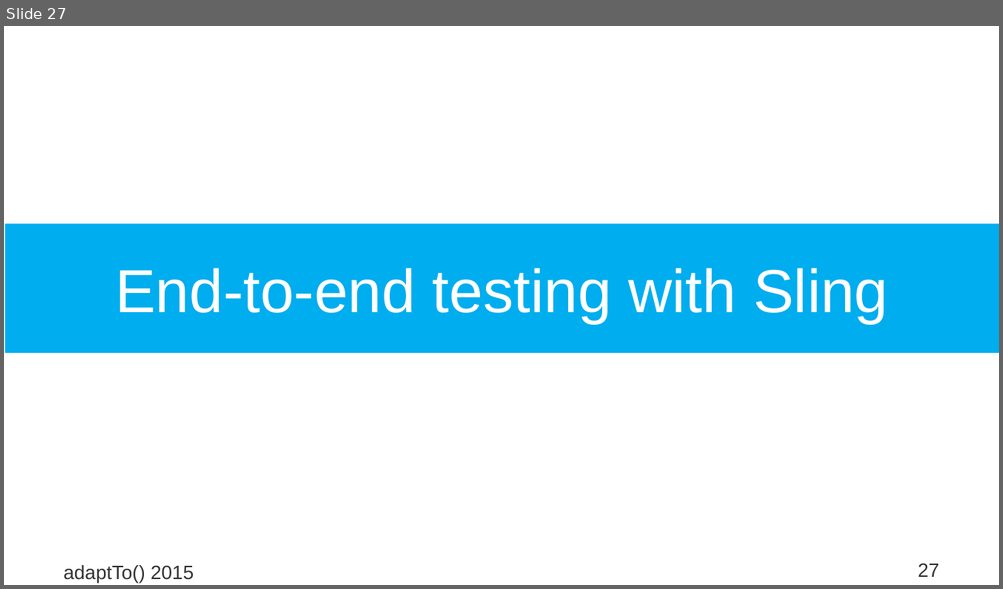
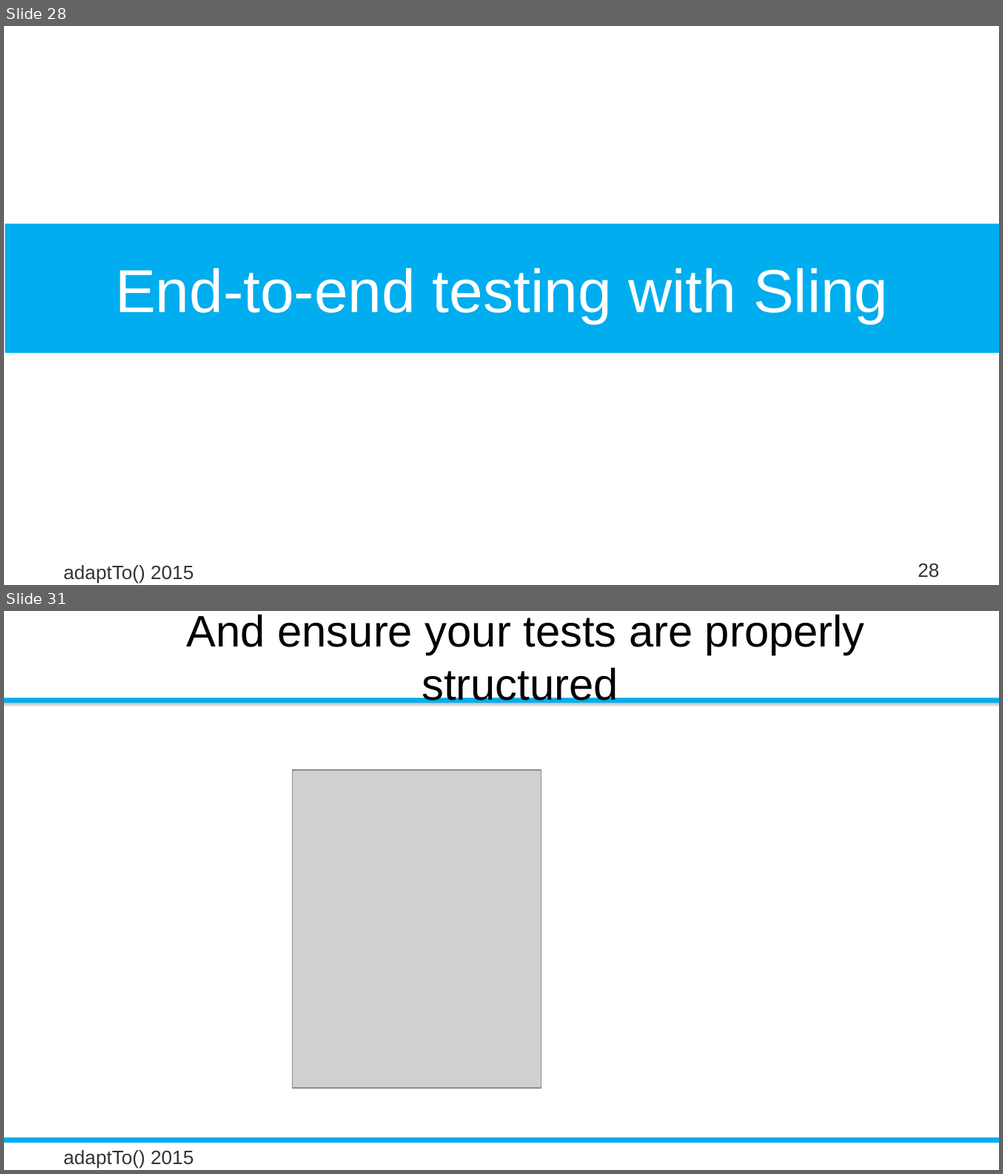
Before and after one commit to rombert/talks, a slide deck: adaptTo2015/How_Do_I_Test_My_Sling_Application-Robert_Munteanu.odp. Shown one above the other, each under a label of ours: slide 27 before the commit, slides 28 and 31 after it; the slides between them are not shown. The pictures are 1003x589 and 1003x1174 pixels, drawn with LibreOffice and Linux fonts; fonts in the diff are those of the drawing; grey boxes stand for pictures; background and template pictures are left out. Boxes give left, top, right and bottom in pixels: in the first picture for what was removed or moved away, otherwise in the second. Text is boxed around its words. In the diff, an @@ line names an element or a change of style, - is before the commit and + after.

Commit message:
adaptTo 2015: final draft, output slightly hand-tweaked

```diff
--- a/adaptTo2015/How_Do_I_Test_My_Sling_Application-Robert_Munteanu.odp
+++ b/adaptTo2015/How_Do_I_Test_My_Sling_Application-Robert_Munteanu.odp
@@ slide 31 added at [4, 611, 999, 1170], background #FFFFFF @@
@@ title added at [187, 614, 865, 705], 32 pt, text #000000 @@
+And ensure your tests are properly structured
@@ rectangle added at [4, 698, 999, 703], fill #00ADEE @@
@@ rectangle added at [4, 703, 999, 707], fill gradient #B8B8B8 to #FFFFFF @@
@@ picture added at [293, 770, 541, 1088] @@
@@ rectangle added at [4, 1138, 999, 1143], fill #00ADEE @@
@@ text added at [63, 1150, 193, 1169], 14 pt, text #333333 @@
+adaptTo() 2015
@@ what was slide 27 is now slide 28 @@
@@ page number at [917, 563, 939, 578]: text changed @@
-27
+28
```
Also in this commit, not shown: 2 slides changed, 3 other slides added, 1 other file.
